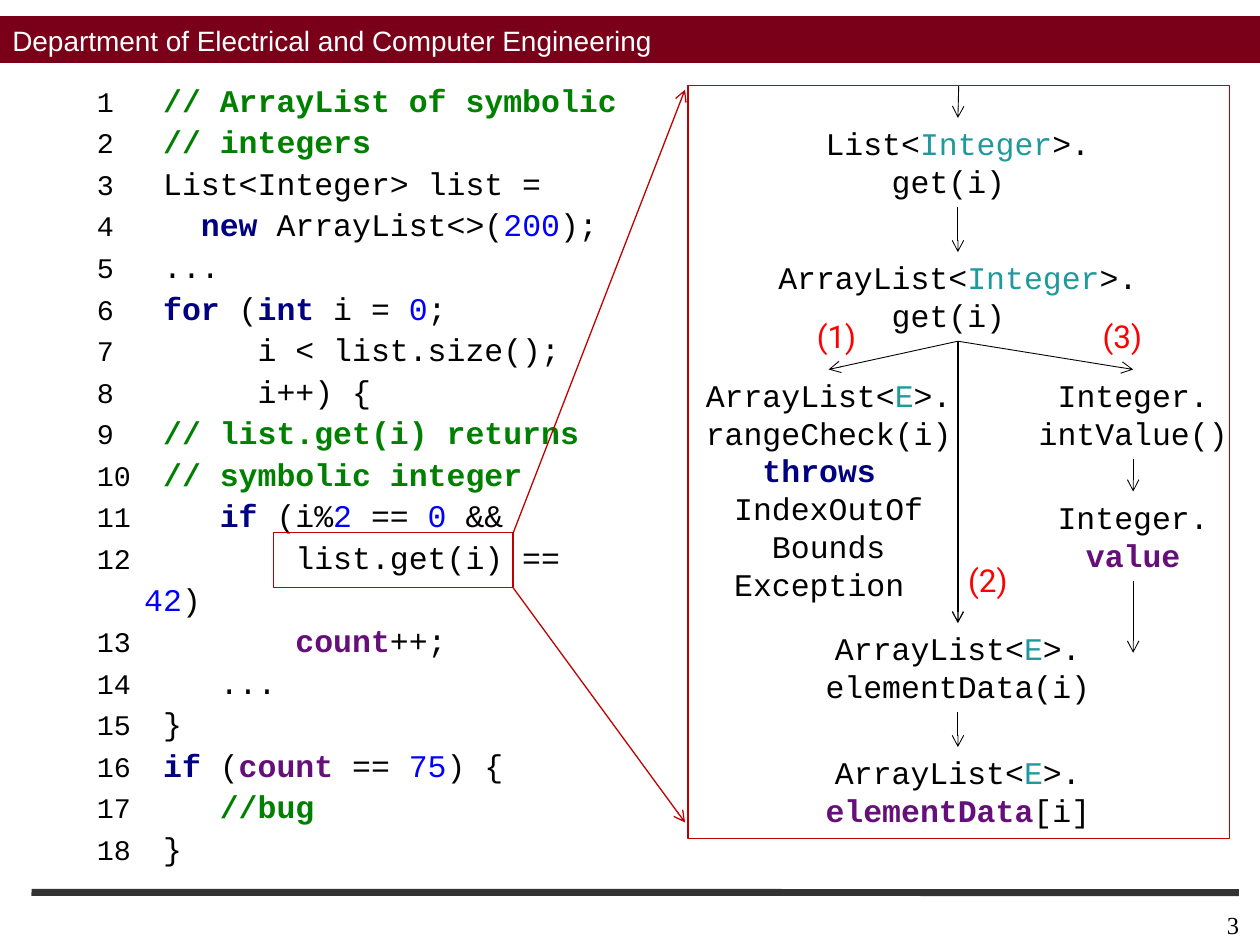
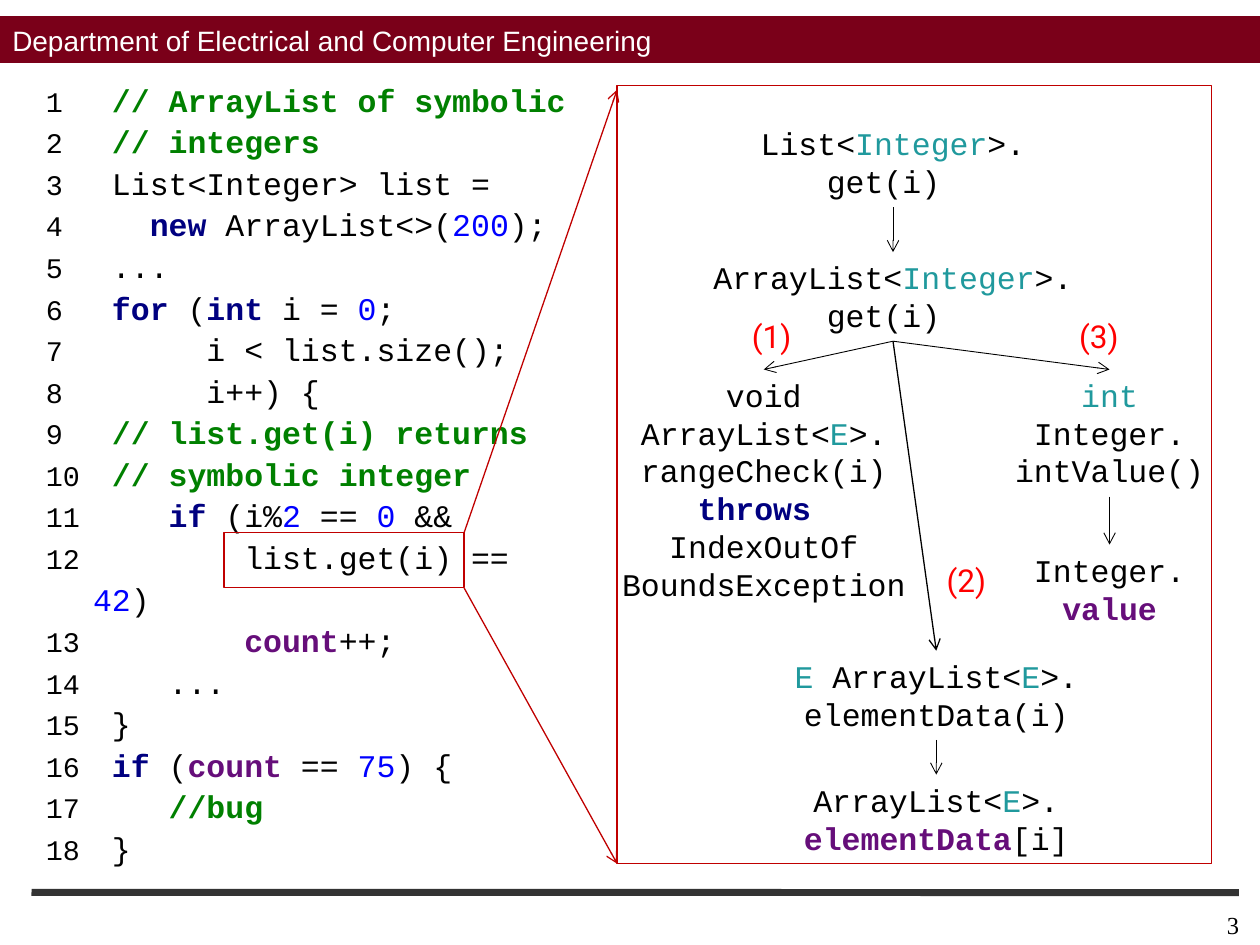
Before and after one commit to sohah/ISSTA-Veritesting, a slide deck: slide 3 of figures/Figures.pptx. Drawn at 1260x945 pixels with LibreOffice and Linux fonts; fonts in the diff are those of the drawing; background and template pictures are left out. Boxes give left, top, right and bottom in pixels: in the first picture for what was removed or moved away, otherwise in the second. Text is boxed around its words. In the diff, an @@ line names an element or a change of style, - is before the commit and + after.

```diff
--- a/figures/Figures.pptx
+++ b/figures/Figures.pptx
@@ text "// ArrayList of symbolic": place and size @@
-text "// ArrayList of symbolic" at [144,89,617,825]
+text "// ArrayList of symbolic" at [93,89,565,825]
@@ arrow moved from (513, 533) - (685, 89) to (464, 533) - (617, 89) @@
@@ rectangle: place and size @@
-rectangle at [688,86,1230,838]
+rectangle at [617,86,1212,863]
@@ arrow removed from (959, 86) to (958, 118) @@
@@ text "(3)": place and size @@
-text "(3)" at [1103,323,1142,355]
+text "(3)" at [1079,323,1118,355]
@@ 3 texts, 2 arrows: place and size @@
-3 texts, 2 arrows at [778,132,1137,369]
+3 texts, 2 arrows at [713,132,1072,369]
@@ arrow moved from (958, 341) - (1133, 369) to (893, 341) - (1110, 369) @@
@@ arrow moved from (958, 341) - (958, 624) to (893, 341) - (936, 650) @@
@@ text "void": place and size @@
-text "void" at [706,384,952,603]
+text "void" at [622,384,906,603]
@@ text at [726,384,802,408]: paragraph added @@
+void
@@ text "int": place and size @@
-text "int" at [1039,386,1228,452]
+text "int" at [1015,384,1204,489]
@@ text at [1081,384,1138,408]: paragraph added @@
+int
@@ arrow moved from (1133, 459) - (1133, 491) to (1110, 496) - (1110, 544) @@
@@ rectangle: place and size @@
-rectangle at [273,533,513,588]
+rectangle at [224,533,464,588]
@@ text "(2)": place and size @@
-text "(2)" at [968,567,1007,599]
+text "(2)" at [947,567,986,599]
@@ text "Integer.": place and size @@
-text "Integer." at [1058,508,1209,568]
+text "Integer." at [1034,561,1185,621]
@@ arrow moved from (513, 588) - (685, 823) to (464, 588) - (617, 864) @@
@@ text at [622,573,906,603]: text changed @@
-Bounds
-Exception
+BoundsException
@@ arrow removed from (1133, 581) to (1133, 653) @@
@@ text "E ArrayList<E>.": place and size @@
-text "E ArrayList<E>." at [826,638,1091,705]
+text "E ArrayList<E>." at [795,665,1078,733]
@@ text at [795,665,1078,695]: text changed @@
-ArrayList<E>.
+E ArrayList<E>.
@@ arrow moved from (958, 712) - (958, 747) to (936, 740) - (936, 775) @@
@@ text "ArrayList<E>.": place and size @@
-text "ArrayList<E>." at [826,762,1091,829]
+text "ArrayList<E>." at [804,789,1069,857]
```
Also in this commit, not shown: 6 other files.
